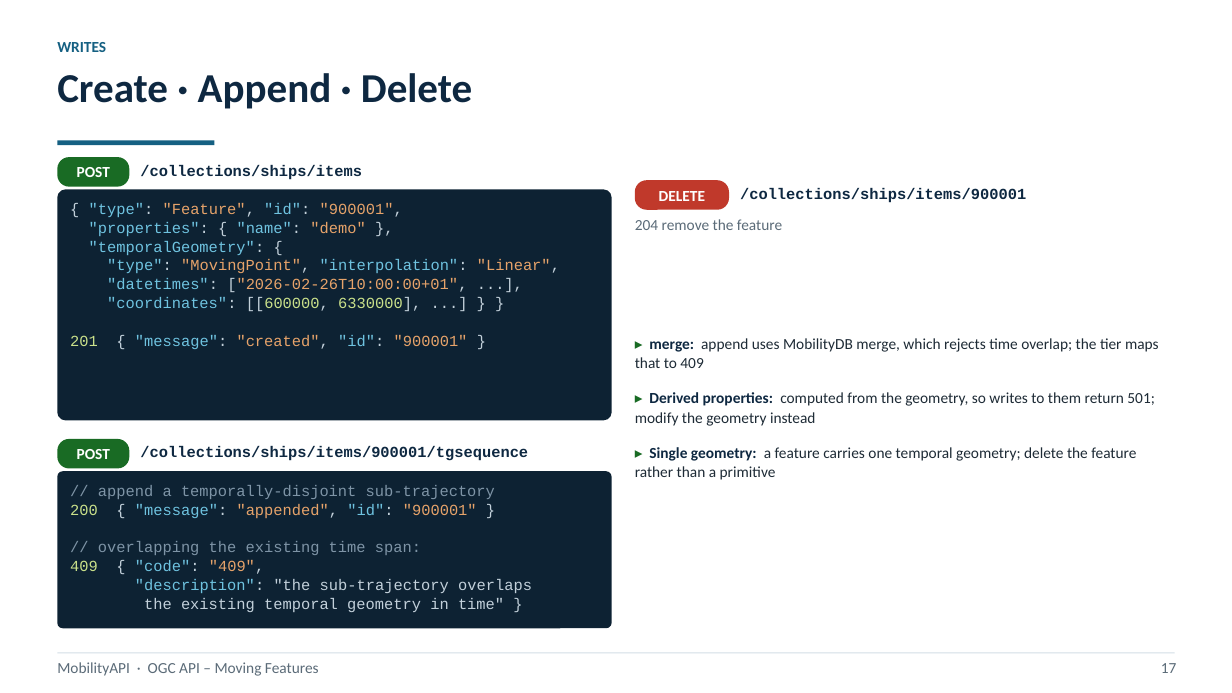
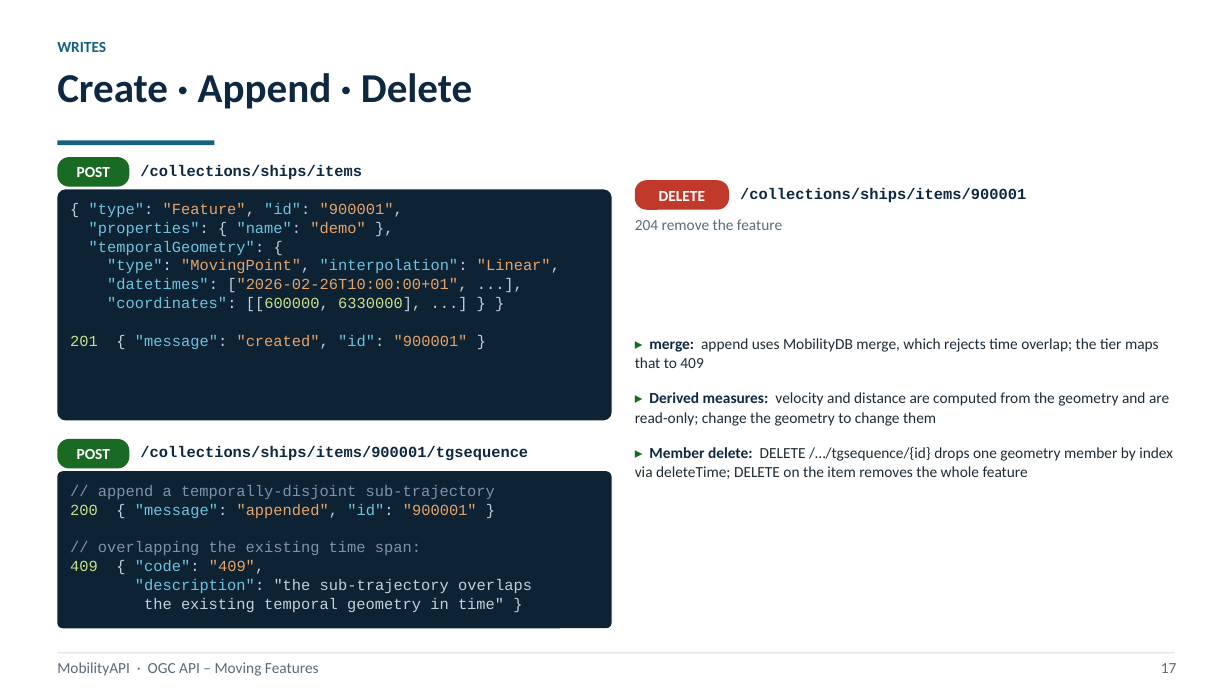
Before and after one commit to MobilityDB/MobilityAPI, a slide deck: slide 17 of MobilityAPIV6.pptx. Drawn at 1232x693 pixels with LibreOffice and Linux fonts; fonts in the diff are those of the drawing. Boxes give left, top, right and bottom in pixels: in the first picture for what was removed or moved away, otherwise in the second. Text is boxed around its words. In the diff, an @@ line names an element or a change of style, - is before the commit and + after.

Commit message:
Align the V6 deck with the implemented surface
The deck presents temporal properties as user-supplied values stored as native MobilityDB temporal values and written and removed over HTTP, member-geometry deletion and collection CRUD alongside the other extensions, the implemented temporal-property types, and the aistairc/mf-api reference implementation in the references.

```diff
--- a/MobilityAPIV6.pptx
+++ b/MobilityAPIV6.pptx
@@ text at (635,392,1173,479): text changed @@
-▸ Derived properties: computed from the geometry, so writes to them return 501; modify the geometry instead
-▸ Single geometry: a feature carries one temporal geometry; delete the feature rather than a primitive
+▸ Derived measures: velocity and distance are computed from the geometry and are read-only; change the geometry to change them
+▸ Member delete: DELETE /…/tgsequence/{id} drops one geometry member by index via deleteTime; DELETE on the item removes the whole feature
```
Also in this commit, not shown: 4 other slides changed, 1 other file.
